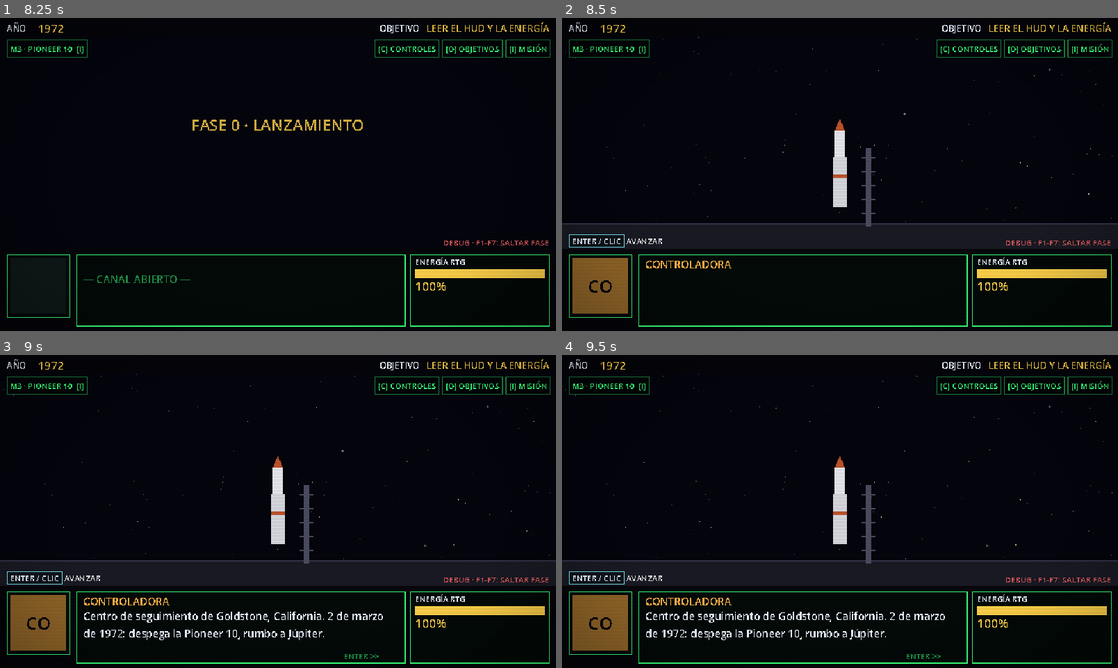
Above: before the commit, frames 1-4 (two rows, left to right).
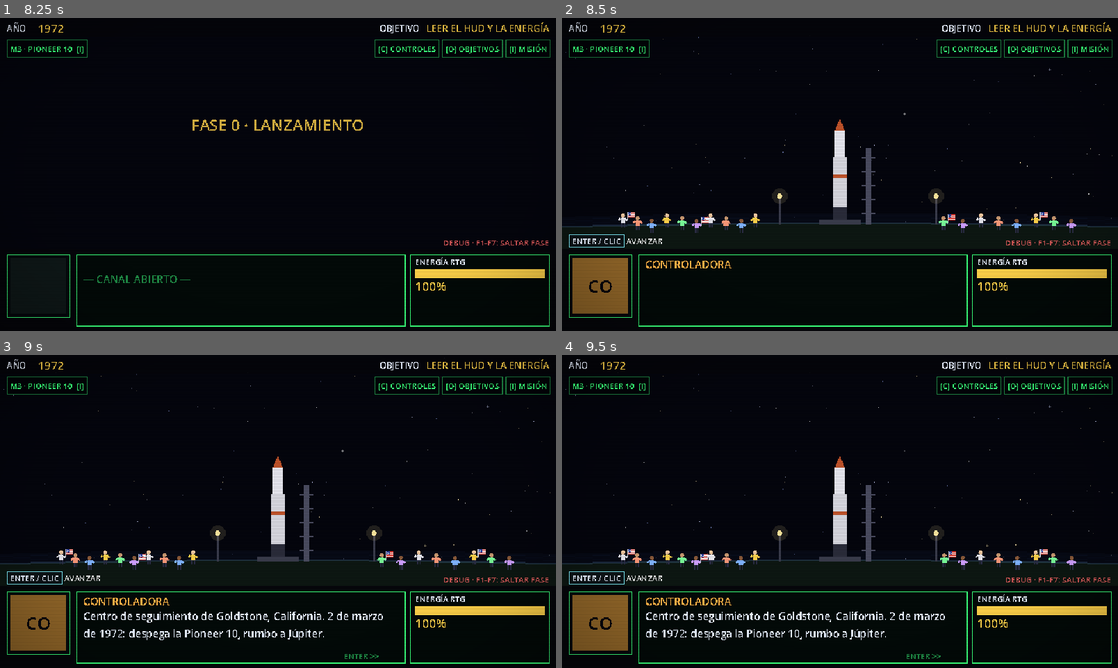
Above: after the commit, the same moments.

Repository: Rebeca-J-S/SpaceApps2026-VideojuegoNarrativo
Game: Godot game, scene res://scenes/missions/chapter_pioneer10.tscn
The game is run twice, just before and just after one commit, with the same random seed, the same clock (stepped at 60 frames per second) and the same inputs. This scene is started directly instead of the project's main scene.
Inputs (mouse positions are in pixels of both pictures, inside the frame that each line leads up to):
- Up to frame 1 (8.25 s): tap Enter (ui_accept) at 0.5, 0.77, 1.52, 5.75, 6.5, 6.77, 7.25, 7.52, 8 s; move the mouse to (400, 158) at 0.52 s; hold D (rotate_right) 0.53-1.28 s; tap Space at 0.6, 8.1 s; click (400, 158) at 0.67 s; move the mouse to (166, 190) at 1.27 s; hold S (move_down) 1.28-2 s; tap 1 at 1.35 s; click "M3 · PIONEER 10 [I]" at 2 s; click "[C] CONTROLES" at 2.75 s; click "[O] OBJETIVOS" at 3.5 s; click "[I] MISIÓN" at 4.25 s; click "[ESC] CERRAR" at 5 s; move the mouse to (333, 105) at 5.77 s; hold D (rotate_right) 5.78-6.53 s; tap C at 5.85 s; move the mouse to (250, 237) at 6.52 s; hold W (thrust) 6.53-7.28 s; tap O at 6.6 s; click (250, 237) at 6.67 s; move the mouse to (444, 221) at 7.27 s; hold A (rotate_left) from 7.28 s (still down); tap I at 7.35 s; move the mouse to (111, 127) at 8.02 s
- Up to frame 2 (8.5 s): keep holding A (rotate_left); tap Enter (ui_accept) at 8.27 s
- Up to frame 3 (9 s): move the mouse to (305, 511) at 8.77 s; release A (rotate_left) at 8.78 s; hold S (move_down) from 8.78 s (still down); tap 1 at 8.85 s; click (305, 511) at 8.92 s
- Up to frame 4 (9.5 s): keep holding S (move_down)

Frame 1 is identical in both runs. In frame 2, 1.5% of the frame differs, in the area x 0-100%, y 54-69%; in frame 3, 1.5%; in frame 4, 1.5%.

Commit message:
Agregado cambios en la fase 0

Diff:
--- a/data/dialogos/pioneer10.json
+++ b/data/dialogos/pioneer10.json
@@ -30,6 +30,7 @@
 			"energy": 100,
 			"show_progress": false,
 			"countdown": ["T-5", "T-4", "T-3", "T-2", "T-1", "¡DESPEGUE!"],
+			"cheer": "El equipo celebra el despegue",
 			"intro": [
 				{"speaker": "CONTROLADORA", "text": "Centro de seguimiento de Goldstone, California. 2 de marzo de 1972: despega la Pioneer 10, rumbo a Júpiter."}
 			],
--- a/scripts/missions/chapter_pioneer10.gd
+++ b/scripts/missions/chapter_pioneer10.gd
@@ -62,10 +62,15 @@
 var _hl_rect := Rect2()
 
 # Lanzamiento
-var _rk_y := 215.0
+var _alt := 0.0              # altura ganada por el cohete (unidades del mundo del lanzamiento)
+var _cheer := 0.0            # 0 = el público espera, 1 = salta de alegría
+var _rumble := 0.0           # segundos de temblor tras el encendido
+var _launch_stars: Starfield
 var _rk_state := 0           # 0 en la plataforma, 1 ascendiendo, 2 separada
 var _stage_y := 0.0
 var _probe_show := 0.0
+var _cruise := 0.0           # segundos de crucero tras la separación: la sonda nunca se detiene
+var _recede := 0.0           # el planeta se va alejando hacia abajo
 # Cinturón
 var _ship := Vector2(110, 144)
 var _asteroids: Array = []        # cada asteroide es un Dictionary (posición, radio, velocidad, color...)
@@ -381,11 +386,12 @@
 	return d
 
 
-func _stars(drift: Vector2 = Vector2.ZERO, count: int = 130) -> void:
+func _stars(drift: Vector2 = Vector2.ZERO, count: int = 130) -> Starfield:
 	var s := Starfield.new()
 	s.star_count = count
 	s.drift = drift
 	world.add_child(s)
+	return s
 
 
 func _banner(text: String) -> void:
@@ -418,6 +424,12 @@
 	_t += delta
 	_flash = maxf(0.0, _flash - delta * 3.0)
 	_glitch = maxf(0.0, _glitch - delta * 3.5)
+	if _rk_state == 2:
+		_cruise += delta
+		_recede = _cruise * 4.0
+	if _rumble > 0.0:
+		_rumble -= delta
+		_shake = maxf(_shake, 2.2 + _rumble)
 	if _static_decay > 0.0:
 		_static = maxf(0.0, _static - _static_decay * delta)
 	if _shake > 0.0:
@@ -540,50 +552,42 @@
 # FASE 0 · Lanzamiento (tutorial)
 # =========================================================================
 func _scene_launch(sc: Dictionary) -> void:
-	_rk_y = 218.0
+	_alt = 0.0
+	_cheer = 0.0
+	_rumble = 0.0
+	_cruise = 0.0
+	_recede = 0.0
 	_rk_state = 0
 	_stage_y = 0.0
 	_probe_show = 0.0
-	_stars()
-	_layer(func(c: DrawNode) -> void:
-		# Suelo y torre.
-		c.draw_rect(Rect2(0, 236, W, 40), Color("#1a1a24"))
-		c.draw_rect(Rect2(0, 236, W, 2), Color("#33364a"))
-		c.draw_rect(Rect2(350, 150, 6, 90), Color("#4a4c60"))
-		for k in 5:
-			c.draw_rect(Rect2(345, 160 + k * 16, 16, 2), Color("#4a4c60"))
-		var x := 320.0
-		if _rk_state < 2:
-			# Cohete Atlas-Centaur: etapa inferior, etapa superior y cofia.
-			c.draw_rect(Rect2(x - 8, _rk_y - 58, 16, 58), Color("#d8d8e0"))
-			c.draw_rect(Rect2(x - 8, _rk_y - 38, 16, 4), Color("#c0532a"))
-			c.draw_rect(Rect2(x - 6, _rk_y - 88, 12, 30), Color("#e8e8f0"))
-			c.draw_colored_polygon(PackedVector2Array([Vector2(x - 6, _rk_y - 88), Vector2(x + 6, _rk_y - 88), Vector2(x, _rk_y - 102)]), Color("#c0532a"))
-			if _rk_state == 1:
-				var fl := 14.0 + 8.0 * sin(c.t * 40.0)
-				c.draw_colored_polygon(PackedVector2Array([Vector2(x - 7, _rk_y), Vector2(x + 7, _rk_y), Vector2(x, _rk_y + fl + 14)]), Color("#ffb347"))
-				c.draw_colored_polygon(PackedVector2Array([Vector2(x - 4, _rk_y), Vector2(x + 4, _rk_y), Vector2(x, _rk_y + fl)]), Color("#fff4c0"))
-		else:
-			# Separación: la etapa baja cae y la sonda sigue sola.
-			c.draw_rect(Rect2(x - 8, _stage_y, 16, 58), Color("#8a8ea6"))
-			PioneerArt.draw_pioneer(c, Vector2(x + 40.0 * _probe_show, 110.0 - 30.0 * _probe_show), -0.5, 1.6)
-		if _flash > 0.0:
-			c.draw_rect(Rect2(0, GAME_TOP, W, GAME_BOTTOM - GAME_TOP), Color(1, 0.9, 0.7, _flash * 0.3))
-	)
+	_launch_stars = _stars()
+	_layer(_draw_launch)
 	if not _retry:
 		await say(sc["intro"])
-	for label in sc["countdown"]:
+	var countdown: Array = sc["countdown"]
+	for i in countdown.size():
 		_flash = 0.4
-		await toast(String(label), YELLOW, 0.85)
+		if i == 2:
+			create_tween().tween_property(self, "_cheer", 0.4, 1.0)   # el público se emociona
+		await toast(String(countdown[i]), YELLOW, 0.85)
+	# Despegue: el cohete sube, el mundo se aleja y el planeta se curva.
 	_rk_state = 1
+	_rumble = 2.4
+	_flash = 0.8
+	create_tween().tween_property(self, "_cheer", 1.0, 0.5)
+	_mm_info.text = String(sc["cheer"])
 	var tw := create_tween().set_trans(Tween.TRANS_QUAD).set_ease(Tween.EASE_IN)
-	tw.tween_property(self, "_rk_y", 150.0, 3.2)
+	tw.tween_property(self, "_alt", 760.0, 7.0)
+	create_tween().tween_property(_launch_stars, "drift:y", 38.0, 6.0)   # las estrellas bajan: la nave sube
 	await tw.finished
+	_mm_info.text = ""
+	# Separación en el espacio, con la Tierra abajo.
 	_rk_state = 2
-	_stage_y = 100.0
+	_stage_y = 175.0
 	var tw2 := create_tween().set_parallel()
-	tw2.tween_property(self, "_stage_y", 300.0, 1.8).set_trans(Tween.TRANS_QUAD).set_ease(Tween.EASE_IN)
-	tw2.tween_property(self, "_probe_show", 1.0, 2.0)
+	tw2.tween_property(self, "_stage_y", 330.0, 2.2).set_trans(Tween.TRANS_QUAD).set_ease(Tween.EASE_IN)
+	tw2.tween_property(self, "_probe_show", 1.0, 2.2)
+	create_tween().tween_property(_launch_stars, "drift", Vector2(-18.0, 3.0), 2.5)
 	await tw2.finished
 	await say(sc["separation"])
 	# Tutorial del HUD: se resalta cada elemento mientras se explica.
@@ -595,6 +599,144 @@
 		await say([step])
 	_hl_rect = Rect2()
 	await toast(String(sc["closing_text"]), RetroTheme.WHITE, 3.4)
+
+
+## Zoom de la cámara: se aleja del suelo a medida que el cohete gana altura.
+func _zoom_s() -> float:
+	return 1.0 if _alt <= 43.0 else 91.0 / (48.0 + _alt)
+
+
+func _rocket_base_y() -> float:
+	return 218.0 - _alt if _alt <= 43.0 else 175.0
+
+
+## Arco superior de un planeta de radio r con su "techo" en y_top (la curva que se ve).
+func _planet_arc(y_top: float, r: float, step: float = 10.0) -> PackedVector2Array:
+	var pts := PackedVector2Array()
+	var cy := y_top + r
+	var x := -40.0
+	while x <= 680.0:
+		pts.append(Vector2(x, cy - sqrt(maxf(0.0, r * r - (x - 320.0) * (x - 320.0)))))
+		x += step
+	return pts
+
+
+## Relleno del planeta en columnas (evita polígonos enormes que Godot no logra triangular).
+func _fill_planet(c: CanvasItem, y_top: float, r: float, col: Color) -> void:
+	var cy := y_top + r
+	var x := -40.0
+	while x < 680.0:
+		var y := cy - sqrt(maxf(0.0, r * r - (x + 2.0 - 320.0) * (x + 2.0 - 320.0)))
+		c.draw_rect(Rect2(x, y, 4.0, 400.0 - y), col)
+		x += 4.0
+
+
+func _draw_launch(c: DrawNode) -> void:
+	var s := _zoom_s()
+	var piv := Vector2(320, 266)
+	var y_h := piv.y - (piv.y - 236.0) * s + _recede
+	var r_scr := lerpf(520.0, 12000.0, pow(s, 3.0))
+	# Halo de la atmósfera sobre el borde del planeta (más visible cuanto más lejos).
+	var halo := lerpf(1.0, 0.25, s)
+	for k in 4:
+		c.draw_polyline(_planet_arc(y_h - (k + 1) * 2.5, r_scr + (k + 1) * 2.5), Color(0.3, 0.55, 1.0, halo * 0.12), 3.0)
+	# El suelo del lanzamiento se convierte en el planeta visto desde arriba.
+	_fill_planet(c, y_h, r_scr, Color("#0d1712").lerp(Color("#0a1830"), 1.0 - s))
+	c.draw_polyline(_planet_arc(y_h, r_scr), Color(0.45, 0.7, 1.0, halo * 0.75), 2.0)
+	# --- Mundo del lanzamiento (se escala hacia el pie de la pantalla) ---
+	c.draw_set_transform(piv - piv * s + Vector2(0.0, _recede), 0.0, Vector2(s, s))
+	if _rk_state == 1 and _alt < 220.0:
+		# Resplandor del motor sobre la plataforma.
+		var g := 1.0 - _alt / 220.0
+		for k in 4:
+			c.draw_circle(Vector2(320, 236), 40.0 + k * 34.0, Color(1.0, 0.6, 0.2, 0.05 * g))
+	# Plataforma, torre y reflectores.
+	c.draw_rect(Rect2(296, 232, 48, 6), Color("#3a3c4c"))
+	c.draw_rect(Rect2(312, 218, 16, 14), Color("#2a2c3a"))
+	c.draw_rect(Rect2(350, 150, 6, 88), Color("#4a4c60"))
+	for k in 5:
+		c.draw_rect(Rect2(345, 160 + k * 16, 16, 2), Color("#4a4c60"))
+	for lx in [250.0, 430.0]:
+		c.draw_rect(Rect2(lx, 206, 2, 32), Color("#3a3c4c"))
+		c.draw_circle(Vector2(lx + 1, 205), 3.0, Color("#ffe9a0"))
+		c.draw_circle(Vector2(lx + 1, 205), 9.0, Color(1, 0.9, 0.6, 0.12))
+	# Estela de humo: una columna de nubes desde la plataforma hasta el cohete.
+	if _rk_state >= 1:
+		var n := int(_alt / 8.0)
+		for k in n:
+			var age := _alt - k * 8.0
+			var wy := 218.0 - k * 8.0
+			var wx := 320.0 + sin(k * 1.3) * (2.0 + age * 0.03)
+			var rad := 4.0 + age * 0.045
+			var warm := clampf(1.0 - age / 160.0, 0.0, 1.0)
+			c.draw_circle(Vector2(wx, wy), rad, Color(0.62 + 0.3 * warm, 0.6 + 0.12 * warm, 0.62, 0.30 - 0.18 * (age / maxf(_alt, 1.0))))
+	# Público festejando.
+	for i in 18:
+		var left := i < 10
+		var px := (70.0 + i * 17.0) if left else (440.0 + (i - 10) * 21.0)
+		_draw_person(c, px, 241.0 + (i % 3) * 3.0, i)
+	# Confeti.
+	if _cheer > 0.7:
+		for k in 46:
+			var cx := 60.0 + fmod(k * 53.0, 520.0)
+			var cy2 := 150.0 + fmod(c.t * (24.0 + k % 5 * 6.0) + k * 17.0, 90.0)
+			var confetti: Array = [Color("#ff5a4a"), Color("#ffd24a"), Color("#80f2ff"), Color("#7aff9a"), Color("#ffffff")]
+			var col: Color = confetti[k % 5]
+			c.draw_rect(Rect2(cx + sin(c.t * 3.0 + k) * 6.0, cy2, 2, 2), Color(col, 0.9))
+	c.draw_set_transform(Vector2.ZERO, 0.0, Vector2.ONE)
+	# --- Cohete (en pantalla, sin escalar) ---
+	var x := 320.0
+	var by := _rocket_base_y()
+	if _rk_state < 2:
+		c.draw_rect(Rect2(x - 8, by - 58, 16, 58), Color("#d8d8e0"))
+		c.draw_rect(Rect2(x - 8, by - 38, 16, 4), Color("#c0532a"))
+		c.draw_rect(Rect2(x - 6, by - 88, 12, 30), Color("#e8e8f0"))
+		c.draw_colored_polygon(PackedVector2Array([Vector2(x - 6, by - 88), Vector2(x + 6, by - 88), Vector2(x, by - 102)]), Color("#c0532a"))
+		if _rk_state == 1:
+			var fl := 16.0 + 8.0 * sin(c.t * 40.0) + minf(_alt, 300.0) * 0.06
+			c.draw_colored_polygon(PackedVector2Array([Vector2(x - 8, by), Vector2(x + 8, by), Vector2(x, by + fl + 16)]), Color("#ffb347"))
+			c.draw_colored_polygon(PackedVector2Array([Vector2(x - 4, by), Vector2(x + 4, by), Vector2(x, by + fl)]), Color("#fff4c0"))
+			c.draw_circle(Vector2(x, by + 6), 14.0, Color(1.0, 0.7, 0.3, 0.12))
+	else:
+		# Separación: la etapa inferior cae y la sonda sigue sola.
+		c.draw_rect(Rect2(x - 8, _stage_y, 16, 58), Color("#8a8ea6"))
+		var pp := Vector2(x + 90.0 * _probe_show + _cruise * 9.0, 150.0 - 45.0 * _probe_show - _cruise * 1.5)
+		PioneerArt.draw_pioneer(c, pp, -0.5 + sin(c.t * 0.8) * 0.04, 1.6)
+	if _flash > 0.0:
+		c.draw_rect(Rect2(0, GAME_TOP, W, GAME_BOTTOM - GAME_TOP), Color(1, 0.9, 0.7, _flash * 0.3))
+
+
+## Una persona del público: salta y levanta los brazos según `_cheer`; algunas llevan bandera.
+func _draw_person(c: CanvasItem, x: float, y: float, i: int) -> void:
+	var cheer := _cheer
+	var ph := i * 1.7
+	var hop := absf(sin(_t * 7.0 + ph)) * 7.0 * cheer
+	var sway := sin(_t * 1.6 + ph) * 0.6 * (1.0 - cheer)
+	var by := y - hop
+	var shirt: Color = [Color("#e8e8f0"), Color("#ff9a7a"), Color("#80b4ff"), Color("#ffd24a"), Color("#7aff9a"), Color("#d0a0ff")][i % 6]
+	var skin: Color = [Color("#f0c8a0"), Color("#c89870"), Color("#8a5a3a")][i % 3]
+	var pants := Color("#2a2c44")
+	c.draw_rect(Rect2(x - 2 + sway, by - 5, 1.6, 5), pants)
+	c.draw_rect(Rect2(x + 0.6 + sway, by - 5, 1.6, 5), pants)
+	c.draw_rect(Rect2(x - 2.6 + sway, by - 11, 5.2, 6), shirt)
+	c.draw_circle(Vector2(x + sway, by - 13.6), 2.3, skin)
+	# Brazos: abajo mientras esperan, arriba (y ondeando) cuando festejan.
+	var up := lerpf(2.0, -7.5, cheer)
+	var wave := sin(_t * 9.0 + ph) * 1.8 * cheer
+	c.draw_line(Vector2(x - 2.6 + sway, by - 10), Vector2(x - 5.0 + sway - wave, by - 10 + up), shirt, 1.4)
+	c.draw_line(Vector2(x + 2.6 + sway, by - 10), Vector2(x + 5.0 + sway + wave, by - 10 + up), shirt, 1.4)
+	if i % 5 == 0:
+		# Bandera.
+		var fx := x + 5.0 + sway + wave
+		var ft := by - 10 + up
+		c.draw_line(Vector2(fx, ft), Vector2(fx, ft - 10), Color("#c8ccd8"), 1.0)
+		# Bandera de Estados Unidos: franjas rojas y blancas y cantón azul con estrellas.
+		for k in 7:
+			c.draw_rect(Rect2(fx + 0.5, ft - 10 + k, 8, 1), Color("#d8342a") if k % 2 == 0 else Color("#ffffff"))
+		c.draw_rect(Rect2(fx + 0.5, ft - 10, 3.5, 4), Color("#2a3f9a"))
+		c.draw_rect(Rect2(fx + 1.0, ft - 9.5, 1, 1), Color("#ffffff"))
+		c.draw_rect(Rect2(fx + 2.5, ft - 8.0, 1, 1), Color("#ffffff"))
+		c.draw_rect(Rect2(fx + 1.0, ft - 7.0, 1, 1), Color("#ffffff"))
 
 
 # =========================================================================
